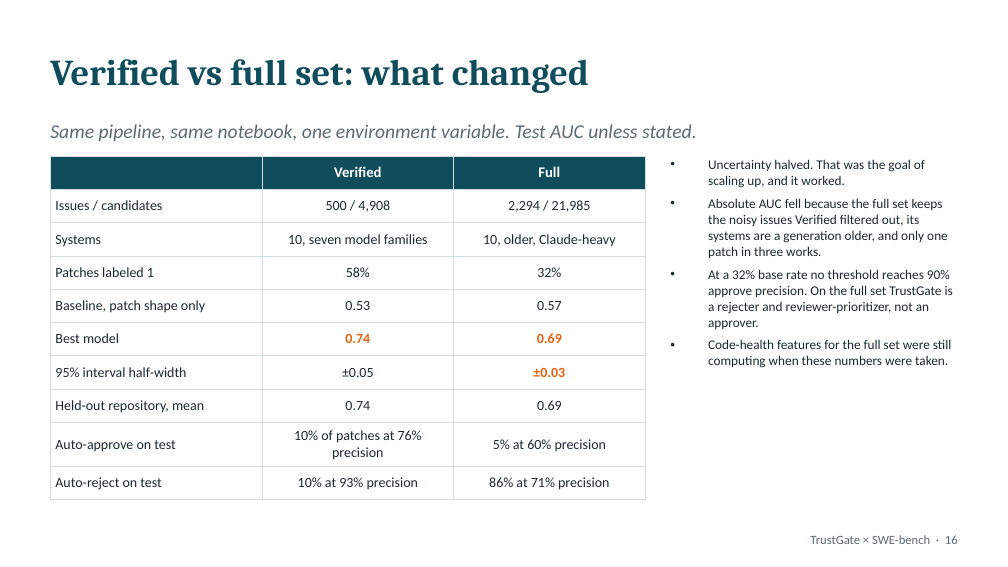
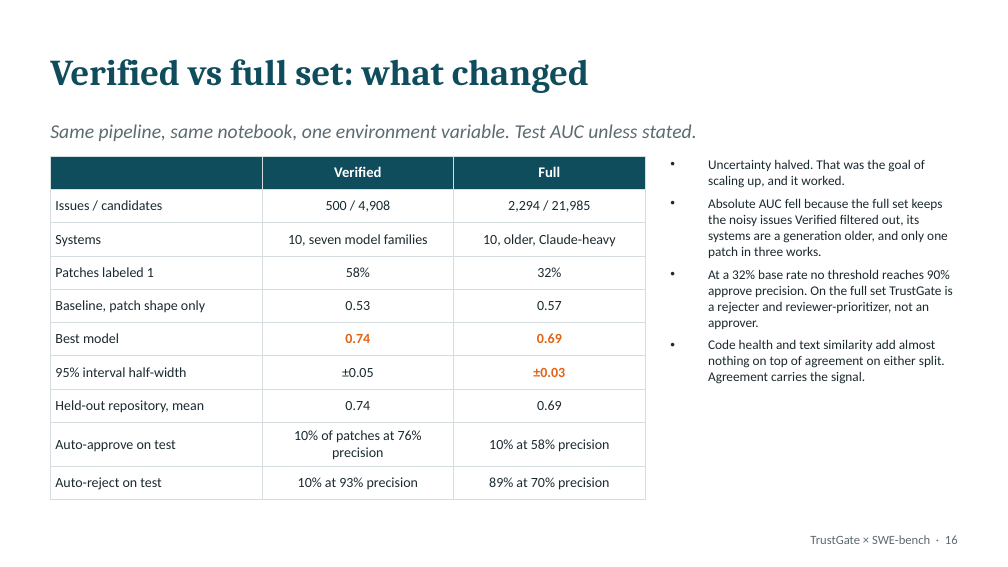
Before and after one commit to hatemphd/MLE_POC, a slide deck: slide 16 of TrustGate_Notebook_and_Pipeline.pptx. Drawn at 1008x567 pixels with LibreOffice and Linux fonts; fonts in the diff are those of the drawing. Boxes give left, top, right and bottom in pixels: in the first picture for what was removed or moved away, otherwise in the second. Text is boxed around its words. In the diff, an @@ line names an element or a change of style, - is before the commit and + after.

```diff
--- a/TrustGate_Notebook_and_Pipeline.pptx
+++ b/TrustGate_Notebook_and_Pipeline.pptx
@@ table at <box>50,156,645,494</box> @@
-row 9, column 3: 5% at 60% precision
+row 9, column 3: 10% at 58% precision
-row 10, column 3: 86% at 71% precision
+row 10, column 3: 89% at 70% precision
@@ text at <box>708,339,945,384</box>: text changed @@
-• Code-health features for the full set were still computing when these numbers were taken.
+• Code health and text similarity add almost nothing on top of agreement on either split. Agreement carries the signal.
```
Also in this commit, not shown: 3 other files.
